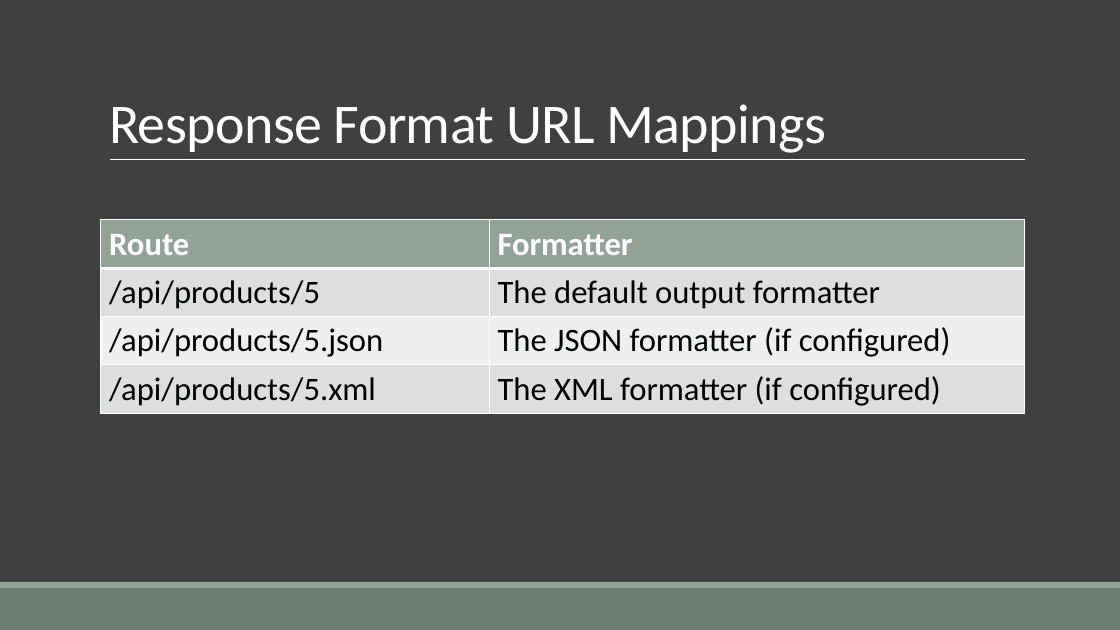
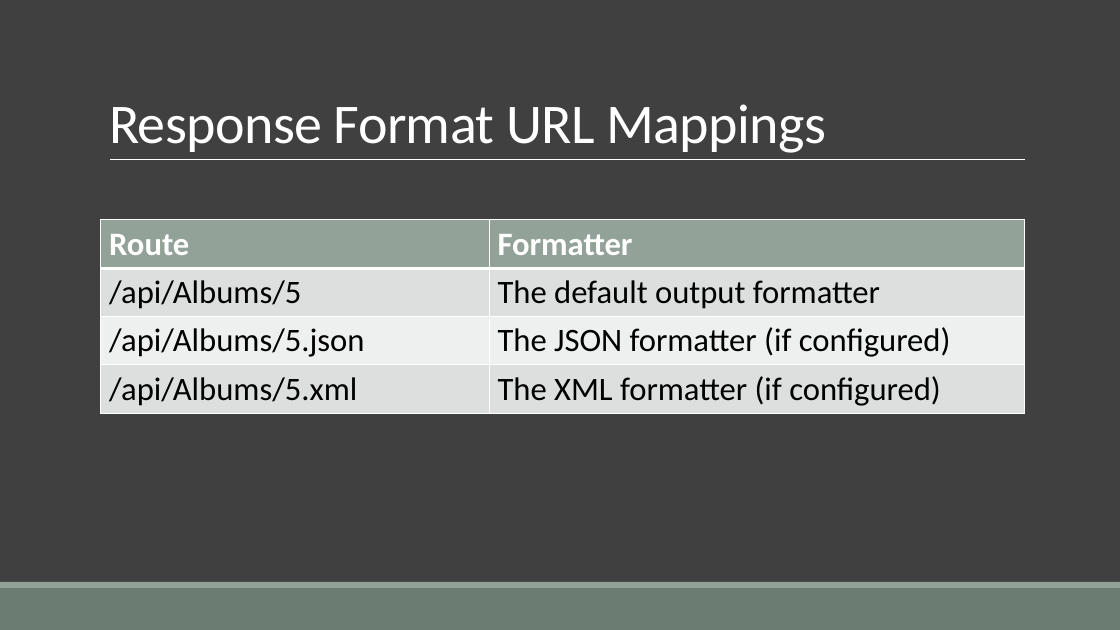
Before and after one commit to cwoodruff/aspnet-5-web-api-workshop, a slide deck: slide 12 of module-1/01-12 Formatting Reponse Data in your API/01-12 Formatting Response Data in your API.pptx. Drawn at 1120x630 pixels with LibreOffice and Linux fonts; fonts in the diff are those of the drawing. Boxes give left, top, right and bottom in pixels: in the first picture for what was removed or moved away, otherwise in the second. Text is boxed around its words. In the diff, an @@ line names an element or a change of style, - is before the commit and + after.

Commit message:
updated Response Data docs and slides

```diff
--- a/module-1/01-12 Formatting Reponse Data in your API/01-12 Formatting Response Data in your API.pptx
+++ b/module-1/01-12 Formatting Reponse Data in your API/01-12 Formatting Response Data in your API.pptx
@@ table at <box>101,220,1025,411</box> @@
-row 2, column 1: /api/products/5
+row 2, column 1: /api/Albums/5
-row 3, column 1: /api/products/5.json
+row 3, column 1: /api/Albums/5.json
-row 4, column 1: /api/products/5.xml
+row 4, column 1: /api/Albums/5.xml
```
Also in this commit, not shown: 4 other slides changed, 1 other file.
